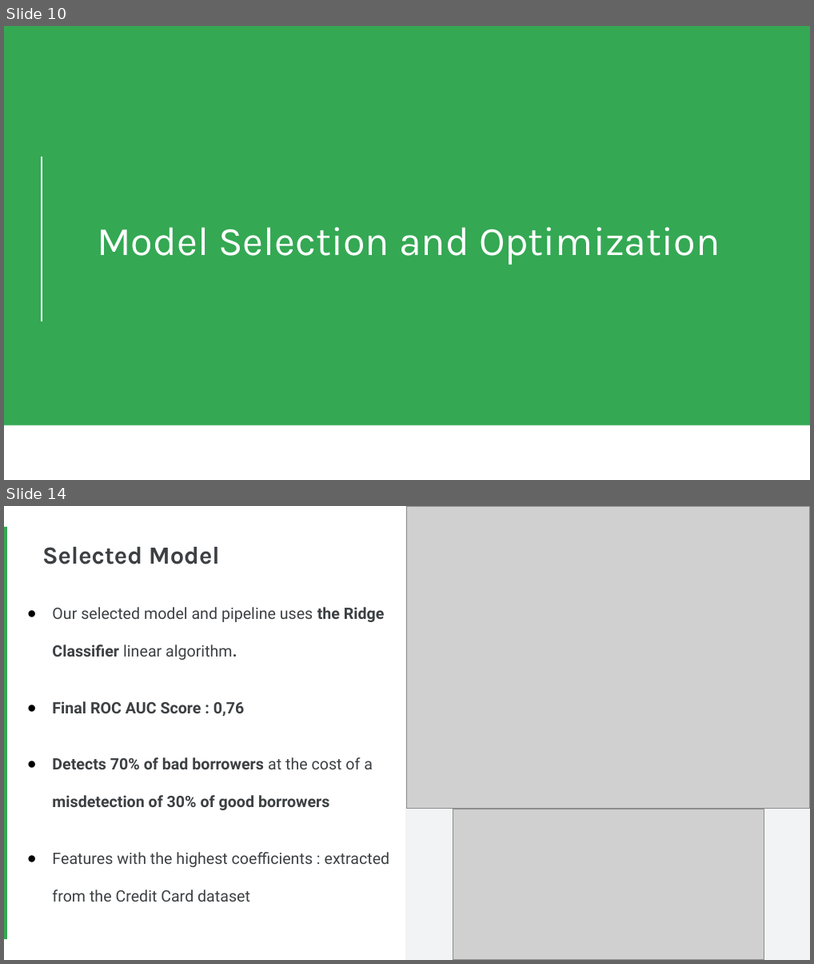
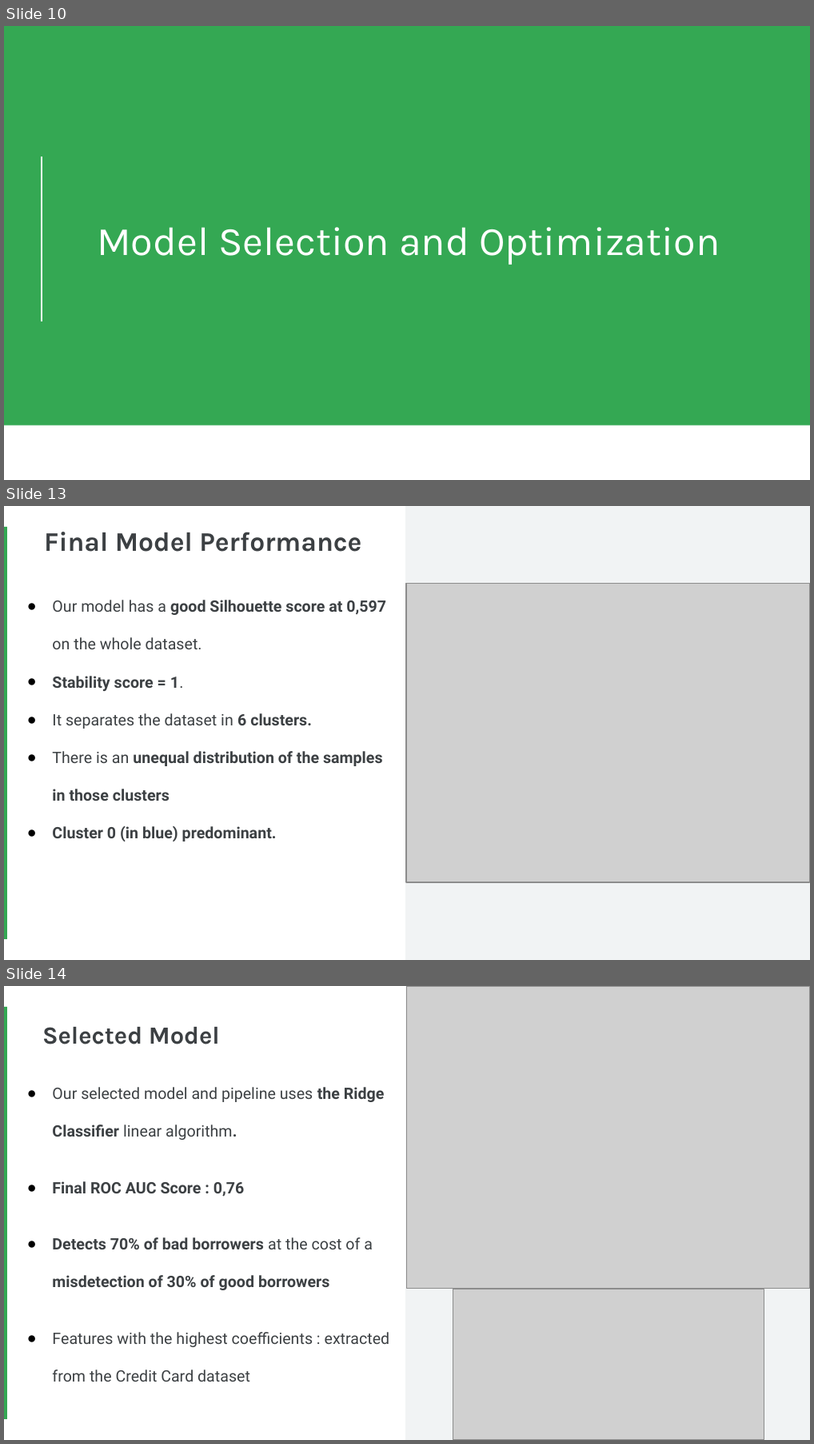
Before and after one commit to Faskill/E-Commerce-Customer-Segmentation, a slide deck: P5_02_Presentation.pptx. Shown one above the other, each under a label of ours: slides 10 and 14 before the commit, slides 10, 13 and 14 after it; the slides between them are not shown. The pictures are 814x964 and 814x1444 pixels, drawn with LibreOffice and Linux fonts; fonts in the diff are those of the drawing; grey boxes stand for pictures. Boxes give left, top, right and bottom in pixels: in the first picture for what was removed or moved away, otherwise in the second. Text is boxed around its words. In the diff, an @@ line names an element or a change of style, - is before the commit and + after.

Commit message:
Added bar chart to compare models

```diff
--- a/P5_02_Presentation.pptx
+++ b/P5_02_Presentation.pptx
@@ slide 13 added at (x1=4, y1=506, x2=810, y2=960), background #FFFFFF; not listed: 2 template elements that a slide beside it also shows @@
@@ title added at (x1=44, y1=532, x2=362, y2=552), 24 pt, text #3C4043, bold @@
+Final Model Performance
@@ text added at (x1=52, y1=600, x2=386, y2=841), 14 pt, text #3C4043, bold @@
+● Our model has a good Silhouette score at 0,597 on the whole dataset.
+● Stability score = 1.
+● It separates the dataset in 6 clusters.
+● There is an unequal distribution of the samples in those clusters
+● Cluster 0 (in blue) predominant.
@@ picture added at (x1=406, y1=584, x2=810, y2=882) @@
```
Also in this commit, not shown: 3 slides changed, 1 slide removed, 1 other file.
